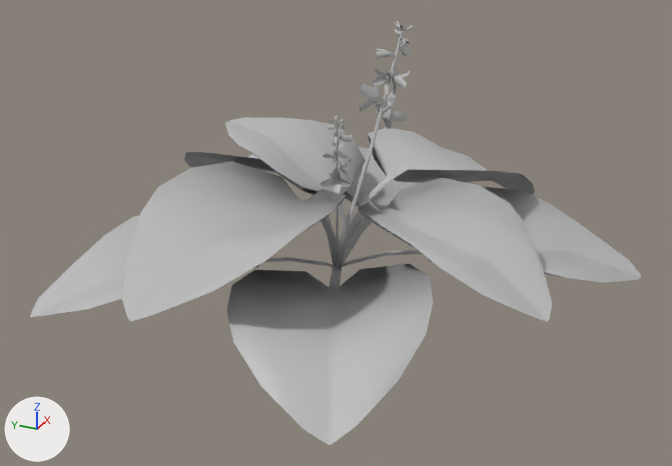
What one commit did to the FBX model Miska/Assets/Meshes/Hosta_YF_03.fbx.
Both versions are drawn from a 50 mm camera at (-1.539, -0.69, 0.847) aimed at (-0.058, -0.023, 0.106). Arrows for +X, +Y and +Z are at lower left; the lights stay in place. Where no turn or scale is listed for an object, it has been applied to the vertices.

Names of what the first picture shows: 'Hosta_Y_03'.
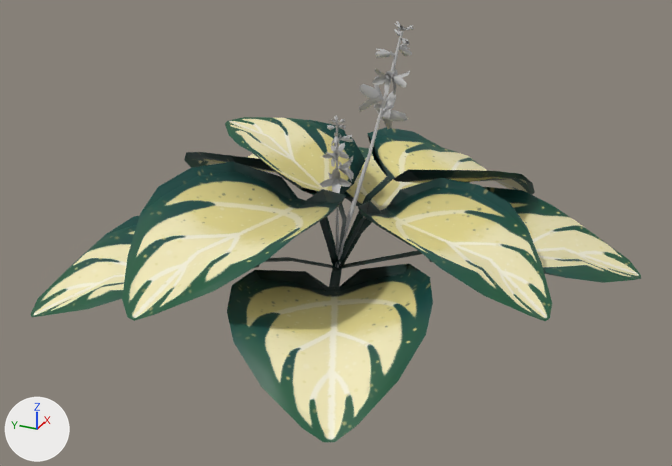
Edits to the scene script, one JSON object a line:
```json
{"op": "add", "block": "img_hosta_albedo_001_tga", "code": ["img_hosta_albedo_001_tga = load_image('Hosta_Albedo_001.tga', '../Textures/Hosta_Albedo_001.tga', 1024, 1024, 'sRGB')"]}
{"op": "remove", "block": "mat_hostas", "code": "mat_hostas.base_color = (0.5, 0.5, 0.5)  # grey #bcbcbc"}
{"op": "add", "block": "mat_hostas", "code": "mat_hostas.texture = img_hosta_albedo_001_tga"}
```

What differs and where, as boxes [x1, y1, x2, y2] in the pictures (672 x 466 px):
```json
{"object": "Hosta_Y_03", "change": "surface changed", "before": [31, 52, 641, 445], "after": [31, 52, 641, 445]}
```
